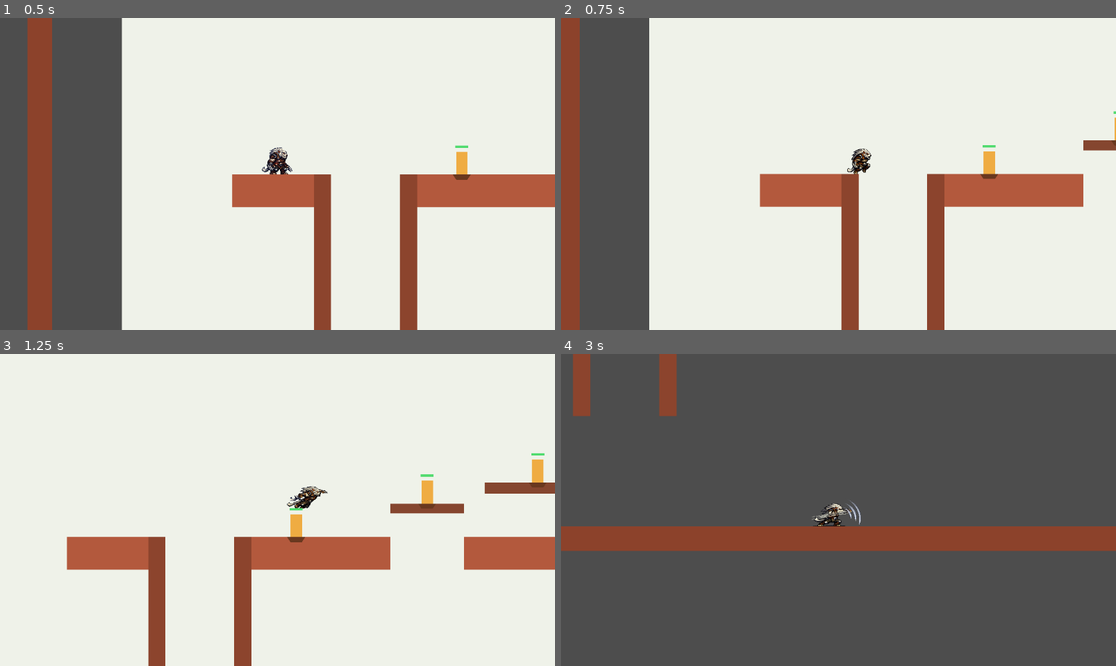
Above: before the commit, frames 1-4 (two rows, left to right).
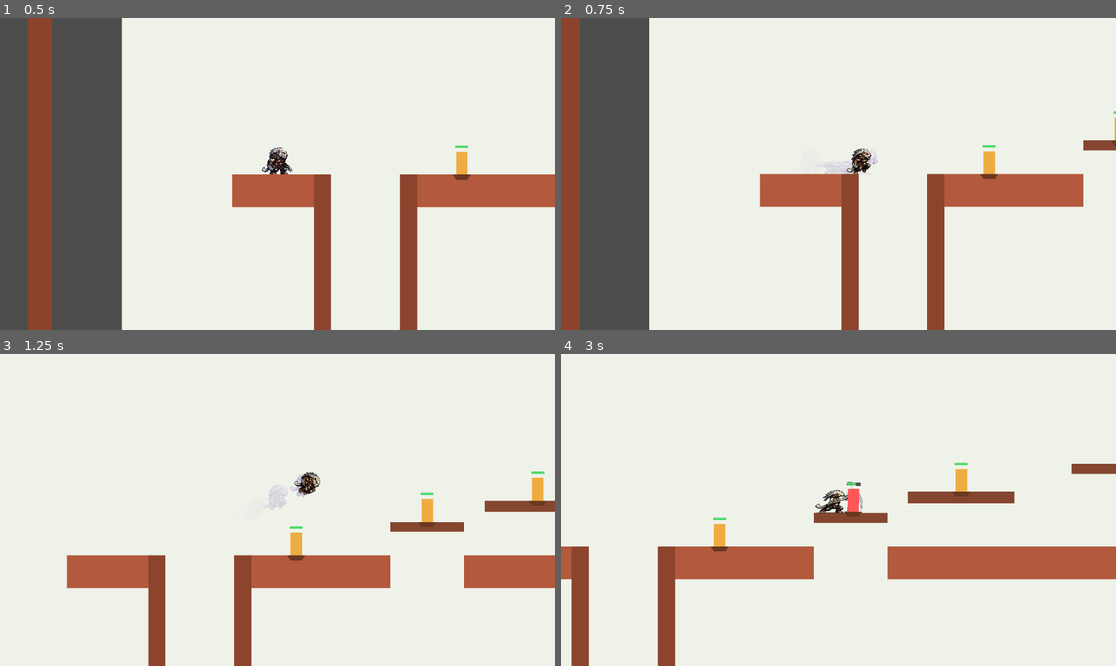
Above: after the commit, the same moments.

Repository: ggonzalez66/ruby1
Game: Godot game, scene res://main.tscn
Same seed, same stepped clock (60 frames per second), same inputs: the game is played once before the commit and once after it.
Inputs:
- Up to frame 1 (0.5 s): no input
- Up to frame 2 (0.75 s): hold Right (move_right) from 0.53 s (still down); hold Z (dash) from 0.53 s (still down); tap C (attack) at 0.6 s
- Up to frame 3 (1.25 s): keep holding Right (move_right); keep holding Z (dash); tap X (jump) at 0.77, 1.07 s
- Up to frame 4 (3 s): release Z (dash) at 1.28 s; tap Z (dash) at 1.35 s; tap X (jump) at 1.52, 1.55, 1.82, 2.1 s; release Right (move_right) at 2.03 s; hold Left (move_left) 2.03-2.78 s; tap C (attack) at 2.3, 2.85 s; hold Right (move_right) from 2.78 s (still down)

Frame 1 is identical in both runs. In frame 2, 0.1% of the frame differs, in the area x 46-58%, y 41-51%; in frame 3, 10%; in frame 4, 100%, in the area x 0-100%, y 0-100%.

Commit message:
Add sprint brake, afterimages and frontflip; fix sprint after walljump
- Sprint turn uses the first uppercut frame as a braking pose
- Alucard-style afterimages appear at sprint speed or faster
- Double jump during a long jump performs a rotating frontflip,
  while a jump right before landing still chains the bunnyhop
- Landing with dash held starts sprinting toward the input or facing
  direction instead of the stale sprint direction

Co-Authored-By: Claude Opus 5.5 <noreply@anthropic.com>

Diff:
--- a/movimiento.gd
+++ b/movimiento.gd
@@ -39,6 +39,8 @@
 const ANIMATION_SPRINT := &"sprint"
 const ANIMATION_LONG_JUMP := &"long_jump"
 const ANIMATION_BACKFLIP := &"backflip"
+const ANIMATION_FRONTFLIP := &"frontflip"
+const ANIMATION_SPRINT_BRAKE := &"sprint_brake"
 
 # Los sprites están dibujados a tamaños distintos; este factor los iguala al de idle/walk.
 const ANIMATION_VISUAL_SCALES := {
@@ -59,6 +61,8 @@
 	ANIMATION_GROUND_HEAVY: 1.3,
 	ANIMATION_SPRINT: 1.15,
 	ANIMATION_BACKFLIP: 0.8,
+	ANIMATION_FRONTFLIP: 1.0,
+	ANIMATION_SPRINT_BRAKE: 1.2,
 }
 
 const ATTACK_NONE := 0
@@ -144,6 +148,10 @@
 @export var long_jump_horizontal_speed := 680.0
 @export var long_jump_vertical_speed := -500.0
 @export var long_jump_chain_window := 0.12
+@export var afterimage_interval := 0.07
+@export var afterimage_lifetime := 0.22
+@export var afterimage_color := Color(0.62, 0.48, 1.0, 1.0)
+@export var afterimage_alpha := 0.42
 @export var backflip_horizontal_speed := 520.0
 @export var backflip_vertical_speed := -720.0
 @export var backflip_chain_window := 0.16
@@ -186,6 +194,12 @@
 var backflip_elapsed := 0.0
 var backflip_rotation_duration := 0.0
 var backflip_chain_timer := 0.0
+var frontflip_active := false
+var frontflip_elapsed := 0.0
+var frontflip_rotation_duration := 0.0
+var afterimage_timer := 0.0
+var afterimage_container: Node2D
+var afterimage_material: ShaderMaterial
 var wall_jump_lock_timer := 0.0
 var wall_jump_animation_timer := 0.0
 var wall_contact_direction := 0
@@ -229,6 +243,7 @@
 	charge_glow_material = ShaderMaterial.new()
 	charge_glow_material.shader = CHARGE_GLOW_SHADER
 	animated_sprite.material = charge_glow_material
+	_create_afterimage_container()
 	air_jumps_remaining = max_air_jumps
 	slash_base_color = slash_visual.color
 	slash_area_base_color = slash_area_visual.color
@@ -286,6 +301,8 @@
 			pass
 		elif _try_start_long_jump_chain(move_input):
 			pass
+		elif _try_start_frontflip():
+			pass
 		elif _try_start_sprint_jump(move_input):
 			pass
 		else:
@@ -354,6 +371,7 @@
 
 	if is_on_wall() and not is_on_floor() and _uses_sprint_movement():
 		long_jump_active = false
+		frontflip_active = false
 		backflip_active = false
 		_stop_sprint()
 
@@ -364,7 +382,7 @@
 			_land_backflip(move_input)
 		if Input.is_action_pressed("dash") and dash_timer <= 0.0 and not _is_attack_active() and backflip_chain_timer <= 0.0:
 			if not is_sprinting:
-				_start_sprint(sprint_direction)
+				_start_sprint(_get_sprint_start_direction(move_input))
 		elif not Input.is_action_pressed("dash"):
 			_stop_sprint()
 		air_jumps_remaining = max_air_jumps
@@ -372,6 +390,7 @@
 		if jump_buffer_timer > 0.0:
 			_consume_jump_buffer()
 
+	_update_afterimages(delta)
 	_update_character_animation()
 
 func _configure_character_animations() -> void:
@@ -394,6 +413,8 @@
 	_add_single_frame_animation(frames, ANIMATION_FALL, AERIAL_STALL_TEXTURE)
 	_add_single_frame_animation(frames, ANIMATION_DASH, DASH_TEXTURE)
 	_add_single_frame_animation(frames, ANIMATION_BACKFLIP, BACKFLIP_TEXTURE)
+	_add_sheet_animation(frames, ANIMATION_FRONTFLIP, JUMPING_SHEET, 3, 8.0, false)
+	_add_sheet_animation(frames, ANIMATION_SPRINT_BRAKE, UPPERCUT_SHEET, 3, 1.0, false, [0])
 	animated_sprite.sprite_frames = frames
 	animated_sprite.scale = Vector2.ONE * CHARACTER_VISUAL_SCALE
 
@@ -445,6 +466,8 @@
 		next_animation = ANIMATION_CHARGE
 	elif backflip_active:
 		next_animation = ANIMATION_BACKFLIP
+	elif frontflip_active and long_jump_active:
+		next_animation = ANIMATION_FRONTFLIP
 	elif wall_jump_animation_timer > 0.0 and not is_on_floor():
 		next_animation = ANIMATION_WALL_JUMP
 	elif _is_wall_sliding():
@@ -455,6 +478,8 @@
 		next_animation = ANIMATION_CHARGE_IDLE
 	elif not is_on_floor():
 		next_animation = ANIMATION_FALL if velocity.y > 0.0 else ANIMATION_JUMP
+	elif is_sprinting and sprint_turn_timer > 0.0:
+		next_animation = ANIMATION_SPRINT_BRAKE
 	elif is_sprinting:
 		next_animation = ANIMATION_SPRINT
 	elif abs(velocity.x) > 10.0:
@@ -469,7 +494,13 @@
 	shadow.visible = is_on_floor()
 
 func _update_character_orientation(animation_name: StringName) -> void:
-	animated_sprite.rotation = _get_backflip_rotation() if animation_name == ANIMATION_BACKFLIP else 0.0
+	match animation_name:
+		ANIMATION_BACKFLIP:
+			animated_sprite.rotation = _get_flip_rotation(backflip_elapsed, backflip_rotation_duration, -facing)
+		ANIMATION_FRONTFLIP:
+			animated_sprite.rotation = _get_flip_rotation(frontflip_elapsed, frontflip_rotation_duration, facing)
+		_:
+			animated_sprite.rotation = 0.0
 	if animation_name == ANIMATION_WALL_SLIDE or animation_name == ANIMATION_WALL_JUMP:
 		# Ambos frames representan una secuencia desde una pared situada a la izquierda:
 		# el primero mira hacia ella y el segundo salta en dirección contraria.
@@ -482,11 +513,11 @@
 	match animation_name:
 		ANIMATION_IDLE, ANIMATION_WALK:
 			texture_height = STANDING_AND_WALKING_SHEET.get_height()
-		ANIMATION_JUMP:
+		ANIMATION_JUMP, ANIMATION_FRONTFLIP:
 			texture_height = JUMPING_SHEET.get_height()
 		ANIMATION_SPIN:
 			texture_height = AERIAL_SPINNING_SHEET.get_height()
-		ANIMATION_UPPERCUT, ANIMATION_CHARGE_IDLE:
+		ANIMATION_UPPERCUT, ANIMATION_CHARGE_IDLE, ANIMATION_SPRINT_BRAKE:
 			texture_height = UPPERCUT_SHEET.get_height()
 		ANIMATION_WALL_SLIDE, ANIMATION_WALL_JUMP:
 			texture_height = WALLJUMP_SHEET.get_height()
@@ -525,6 +556,8 @@
 	long_jump_chain_timer = max(long_jump_chain_timer - delta, 0.0)
 	if backflip_active:
 		backflip_elapsed += delta
+	if frontflip_active:
+		frontflip_elapsed += delta
 
 	if attack_timer > 0.0:
 		attack_timer = max(attack_timer - delta, 0.0)
@@ -646,6 +679,7 @@
 func _launch_long_jump() -> void:
 	long_jump_active = true
 	long_jump_chain_timer = 0.0
+	frontflip_active = false
 	backflip_active = false
 	jump_buffer_timer = 0.0
 	coyote_timer = 0.0
@@ -656,6 +690,7 @@
 
 func _land_long_jump(move_input: float) -> void:
 	long_jump_active = false
+	frontflip_active = false
 	long_jump_chain_timer = long_jump_chain_window
 	if jump_buffer_timer > 0.0:
 		_try_start_long_jump_chain(move_input)
@@ -690,15 +725,80 @@
 	velocity.y = backflip_vertical_speed
 
 func _get_backflip_airtime() -> float:
-	var rise_time: float = -backflip_vertical_speed / gravity
-	var apex_height: float = backflip_vertical_speed * backflip_vertical_speed / (2.0 * gravity)
+	return _get_flip_airtime(backflip_vertical_speed)
+
+func _get_flip_airtime(vertical_speed: float) -> float:
+	# Tiempo en el aire hasta volver a la misma altura, para que la vuelta cuadre con el salto.
+	var rise_time: float = -vertical_speed / gravity
+	var apex_height: float = vertical_speed * vertical_speed / (2.0 * gravity)
 	var fall_time: float = sqrt(2.0 * apex_height / (gravity * fall_gravity_multiplier))
 	return max(rise_time + fall_time, 0.01)
 
-func _get_backflip_rotation() -> float:
-	var progress: float = clamp(backflip_elapsed / backflip_rotation_duration, 0.0, 1.0)
-	# Rotación hacia atrás: antihoraria mirando a la derecha, horaria mirando a la izquierda.
-	return -facing * TAU * smoothstep(0.0, 1.0, progress)
+func _get_flip_rotation(elapsed: float, duration: float, spin_direction: int) -> float:
+	# spin_direction positivo gira en sentido horario (frontflip mirando a la derecha).
+	var progress: float = clamp(elapsed / max(duration, 0.01), 0.0, 1.0)
+	return spin_direction * TAU * smoothstep(0.0, 1.0, progress)
+
+func _try_start_frontflip() -> bool:
+	# Doble salto durante el salto largo: frontflip sin perder la velocidad horizontal.
+	if not long_jump_active or frontflip_active or is_on_floor() or air_jumps_remaining <= 0 or _is_attack_active() or dash_timer > 0.0:
+		return false
+	# Si va a aterrizar enseguida, se deja el salto en el buffer para encadenar el bunnyhop.
+	if velocity.y > 0.0 and test_move(global_transform, velocity * jump_buffer_time):
+		return false
+
+	air_jumps_remaining -= 1
+	frontflip_active = true
+	frontflip_elapsed = 0.0
+	frontflip_rotation_duration = _get_flip_airtime(jump_velocity)
+	jump_buffer_timer = 0.0
+	velocity.y = jump_velocity
+	return true
+
+func _get_sprint_start_direction(move_input: float) -> int:
+	if move_input != 0.0:
+		return 1 if move_input > 0.0 else -1
+	return facing
+
+func _create_afterimage_container() -> void:
+	afterimage_container = Node2D.new()
+	afterimage_container.name = "PlayerAfterimages"
+	_attach_afterimage_container.call_deferred()
+	afterimage_material = ShaderMaterial.new()
+	afterimage_material.shader = CHARGE_GLOW_SHADER
+	afterimage_material.set_shader_parameter("glow_color", afterimage_color)
+	afterimage_material.set_shader_parameter("glow_amount", 0.6)
+
+func _attach_afterimage_container() -> void:
+	# Vive en el nivel, justo antes del jugador: las sombras se quedan donde se crearon
+	# y se dibujan detrás de Rengar pero delante del escenario.
+	var level := get_parent()
+	level.add_child(afterimage_container)
+	level.move_child(afterimage_container, get_index())
+
+func _exit_tree() -> void:
+	if is_instance_valid(afterimage_container):
+		afterimage_container.queue_free()
+
+func _update_afterimages(delta: float) -> void:
+	afterimage_timer = max(afterimage_timer - delta, 0.0)
+	# Sombras estilo Alucard solo a partir de la velocidad de carrera.
+	if abs(velocity.x) < sprint_speed - 1.0 or afterimage_timer > 0.0 or not afterimage_container.is_inside_tree():
+		return
+	afterimage_timer = afterimage_interval
+	_spawn_afterimage()
+
+func _spawn_afterimage() -> void:
+	var ghost := Sprite2D.new()
+	ghost.texture = animated_sprite.sprite_frames.get_frame_texture(animated_sprite.animation, animated_sprite.frame)
+	ghost.flip_h = animated_sprite.flip_h
+	ghost.material = afterimage_material
+	ghost.modulate = Color(1.0, 1.0, 1.0, afterimage_alpha)
+	afterimage_container.add_child(ghost)
+	ghost.global_transform = animated_sprite.global_transform
+	var tween := ghost.create_tween()
+	tween.tween_property(ghost, "modulate:a", 0.0, afterimage_lifetime)
+	tween.tween_callback(ghost.queue_free)
 
 func _land_backflip(move_input: float) -> void:
 	backflip_active = false
@@ -1653,6 +1753,11 @@
 	backflip_direction = 0
 	backflip_elapsed = 0.0
 	backflip_chain_timer = 0.0
+	frontflip_active = false
+	frontflip_elapsed = 0.0
+	afterimage_timer = 0.0
+	for ghost in afterimage_container.get_children():
+		ghost.queue_free()
 	wall_jump_lock_timer = 0.0
 	wall_jump_animation_timer = 0.0
 	wall_contact_direction = 0
